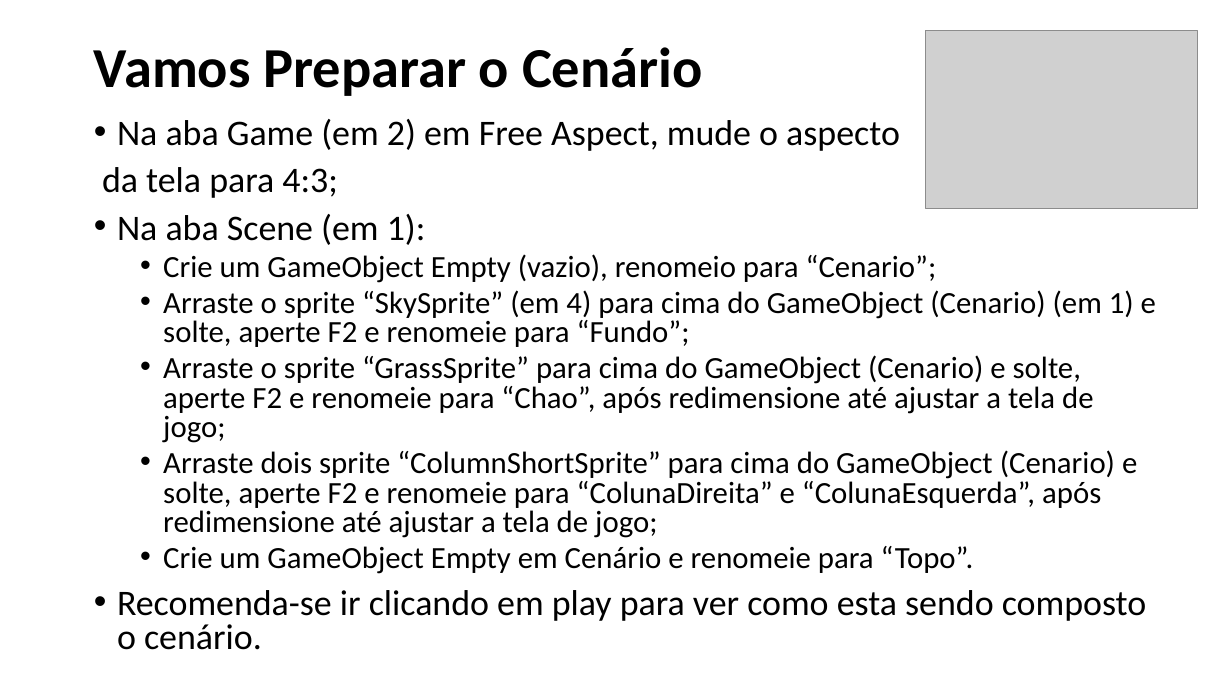
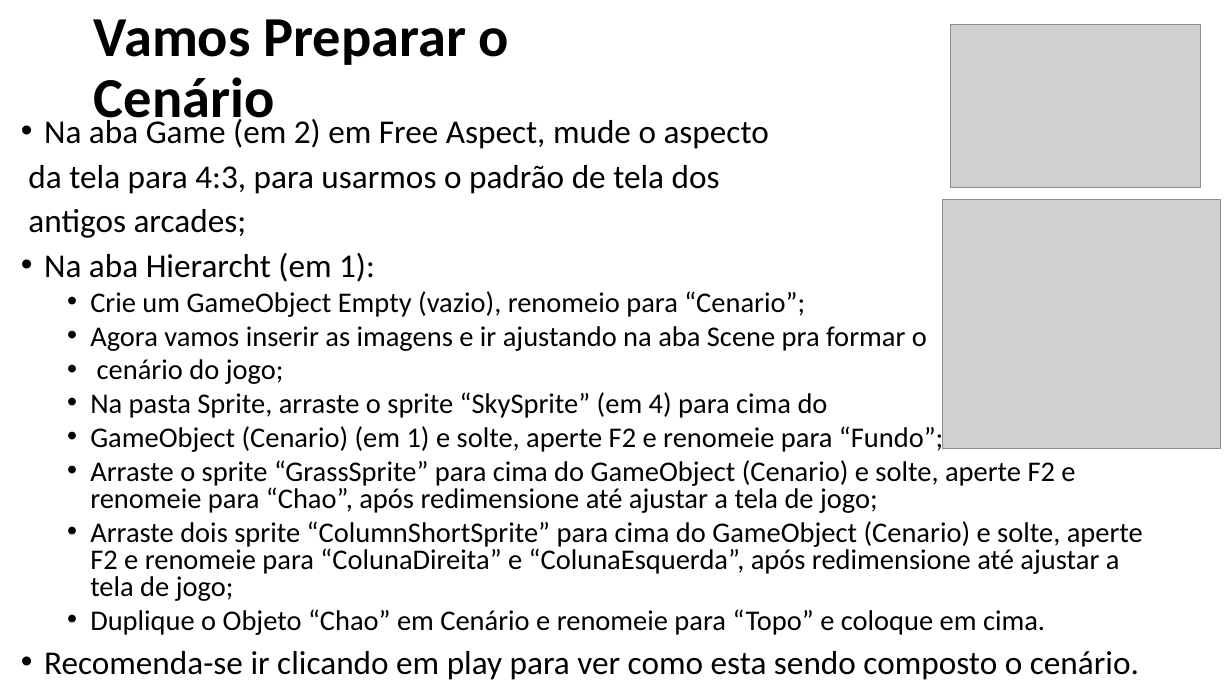
Before and after one commit to fmflavio/page, a slide deck: slide 7 of downloads/Arcanoid Generico.pptx. Drawn at 1232x693 pixels with LibreOffice and Linux fonts; fonts in the diff are those of the drawing; grey boxes stand for pictures. Boxes give left, top, right and bottom in pixels: in the first picture for what was removed or moved away, otherwise in the second. Text is boxed around its words. In the diff, an @@ line names an element or a change of style, - is before the commit and + after.

Commit message:
Atualizando apostilas de jogo 2D

```diff
--- a/downloads/Arcanoid Generico.pptx
+++ b/downloads/Arcanoid Generico.pptx
@@ title "Vamos Preparar o Cenário" rewrapped from box(94, 47, 703, 96) to box(94, 19, 509, 131) @@
@@ picture: place and size @@
-picture at box(926, 30, 1198, 208)
+picture at box(950, 24, 1201, 188)
@@ text "Na aba Game (em 2) ...": place and size @@
-text "Na aba Game (em 2) ..." at box(102, 119, 1156, 650)
+text "Na aba Game (em 2) ..." at box(28, 116, 1143, 680)
@@ text at box(44, 116, 1143, 680): size 28 to 25.9 pt in "Na aba Game (em 2) em Free ...", "Recomenda-se ir clicando em play para ver ..."; size 24 to 22.2 pt in "Crie um GameObject Empty (vazio), renomeio para ...", "Arraste o sprite “GrassSprite” para cima do ...", "Arraste dois sprite “ColumnShortSprite” para cima do ..." @@
@@ text at box(28, 165, 720, 282): text changed; size 28 to 25.9 pt @@
-da tela para 4:3;
-• Na aba Scene (em 1):
+da tela para 4:3, para usarmos o padrão de tela dos
+antigos arcades;
+• Na aba Hierarcht (em 1):
@@ picture added at box(943, 200, 1220, 448) @@
@@ text at box(90, 326, 943, 452): text changed; size 24 to 22.2 pt @@
-  • Arraste o sprite “SkySprite” (em 4) para cima do GameObject (Cenario) (em 1) e solte, aperte F2 e renomeie para “Fundo”;
+  • Agora vamos inserir as imagens e ir ajustando na aba Scene pra formar o
+  • cenário do jogo;
+  • Na pasta Sprite, arraste o sprite “SkySprite” (em 4) para cima do
+  • GameObject (Cenario) (em 1) e solte, aperte F2 e renomeie para “Fundo”;
@@ text at box(90, 609, 1045, 635): text changed; size 24 to 22.2 pt @@
-  • Crie um GameObject Empty em Cenário e renomeie para “Topo”.
+  • Duplique o Objeto “Chao” em Cenário e renomeie para “Topo” e coloque em cima.
```
Also in this commit, not shown: 9 other slides changed, 1 slide added, 2 other files.
